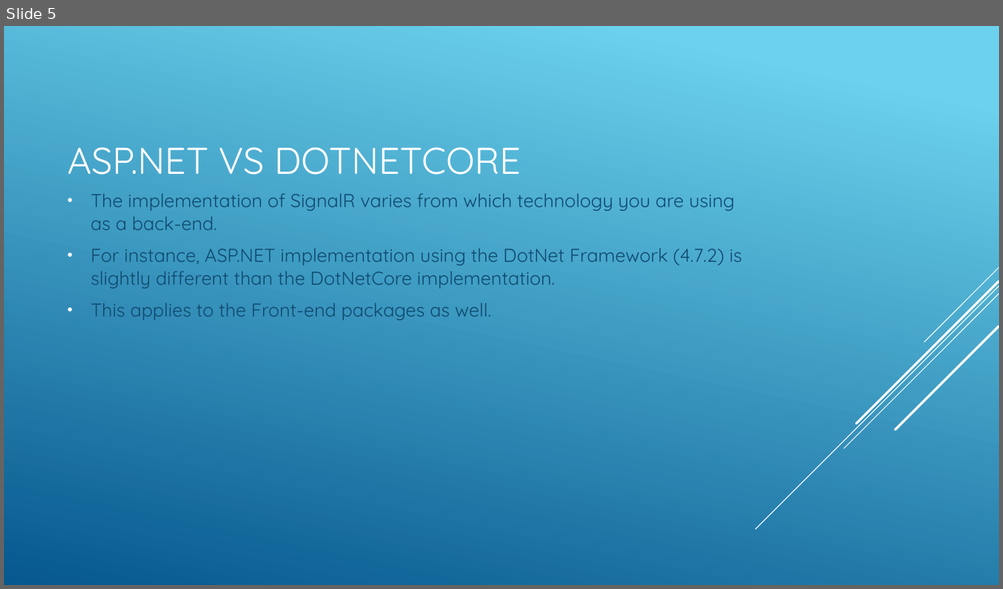
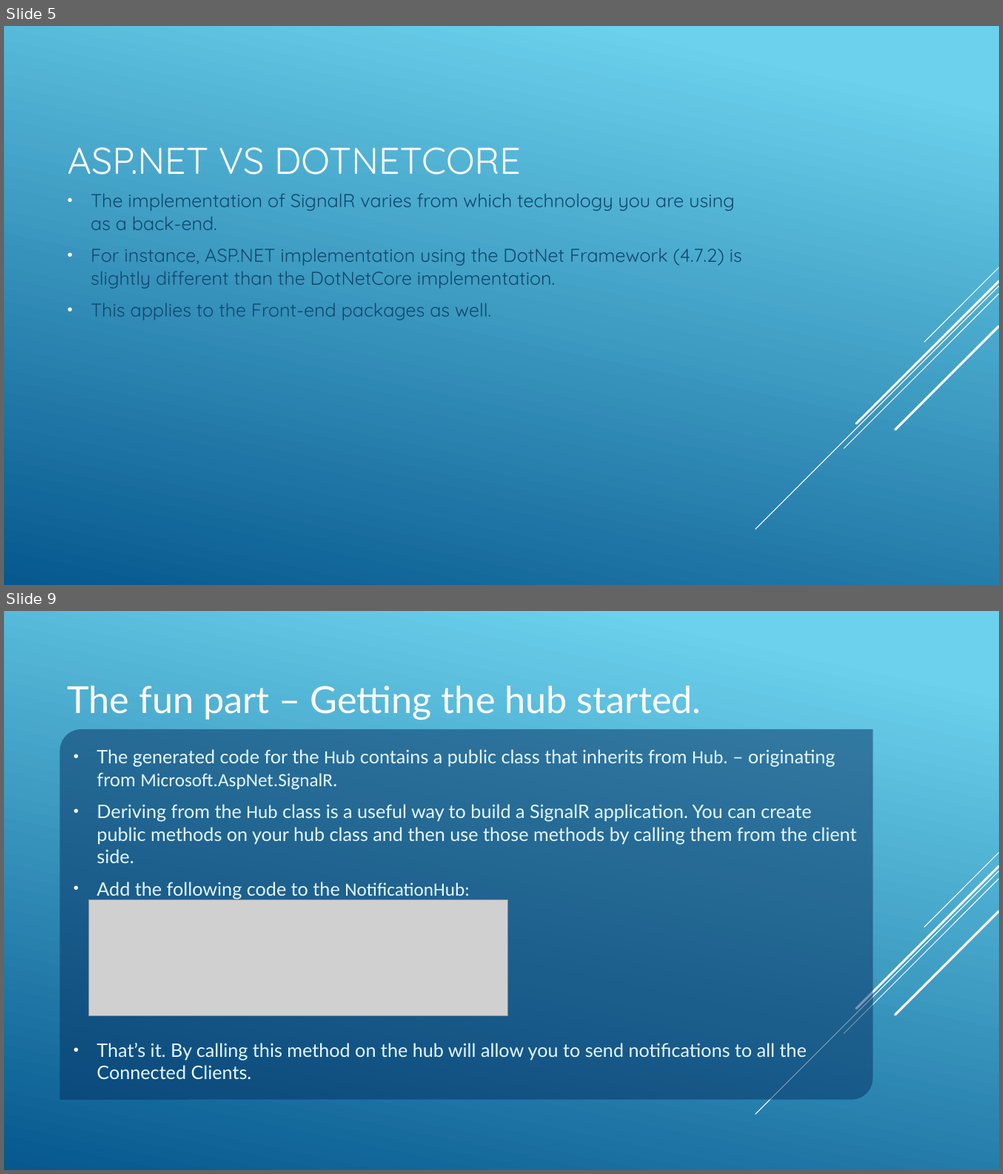
Before and after one commit to JAspeling/SignalR, a slide deck: SignalR.pptx. Shown one above the other, each under a label of ours: slide 5 before the commit, slides 5 and 9 after it; the slides between them are not shown. The pictures are 1003x589 and 1003x1174 pixels, drawn with LibreOffice and Linux fonts; fonts in the diff are those of the drawing; grey boxes stand for pictures. Boxes give left, top, right and bottom in pixels: in the first picture for what was removed or moved away, otherwise in the second. Text is boxed around its words. In the diff, an @@ line names an element or a change of style, - is before the commit and + after.

```diff
--- a/SignalR.pptx
+++ b/SignalR.pptx
@@ slide 9 added at (4, 611, 999, 1170), background gradient #6ED2EB to #06588E; not listed: 5 template elements that a slide beside it also shows @@
@@ title added at (68, 686, 701, 720), 36 pt, text #FFFFFF @@
+The fun part – Getting the hub started.
@@ text added at (60, 729, 873, 1100), fill #052F61 at 50% opacity, 18 pt, text #E4F8FD @@
+• The generated code for the Hub contains a public class that inherits from Hub. – originating from Microsoft.AspNet.SignalR.
+• Deriving from the Hub class is a useful way to build a SignalR application. You can create public methods on your hub class and then use those methods by calling them from the client side.
+• Add the following code to the NotificationHub:
+• That’s it. By calling this method on the hub will allow you to send notifications to all the Connected Clients.
@@ picture added at (88, 900, 507, 1016) @@
```
Also in this commit, not shown: 2 slides changed, 7 other slides added, 2 slides removed, 7 other files.
